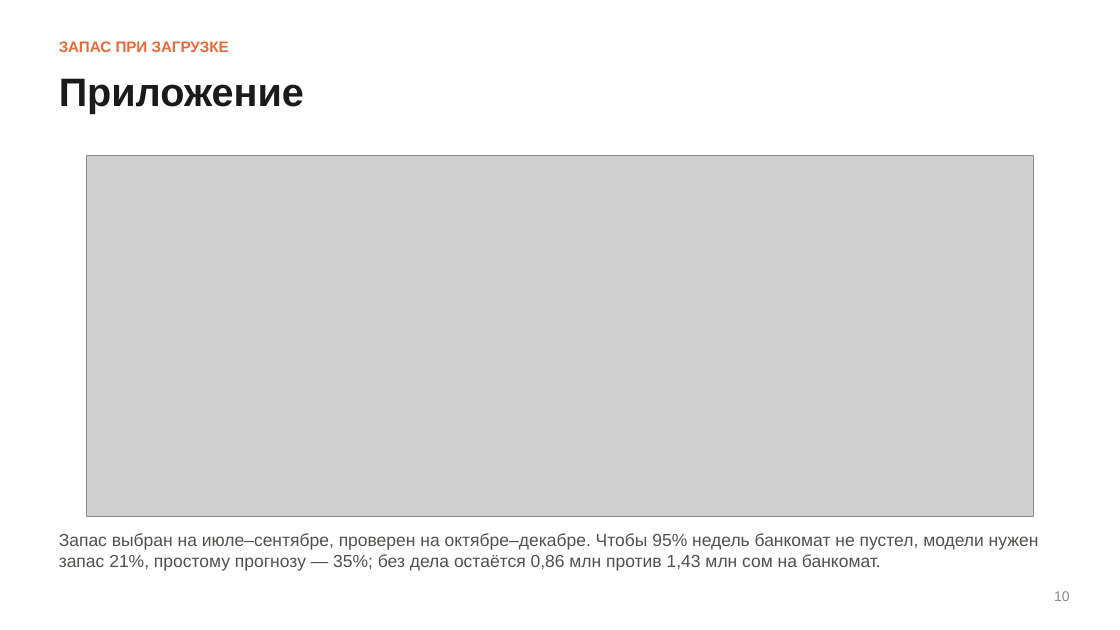
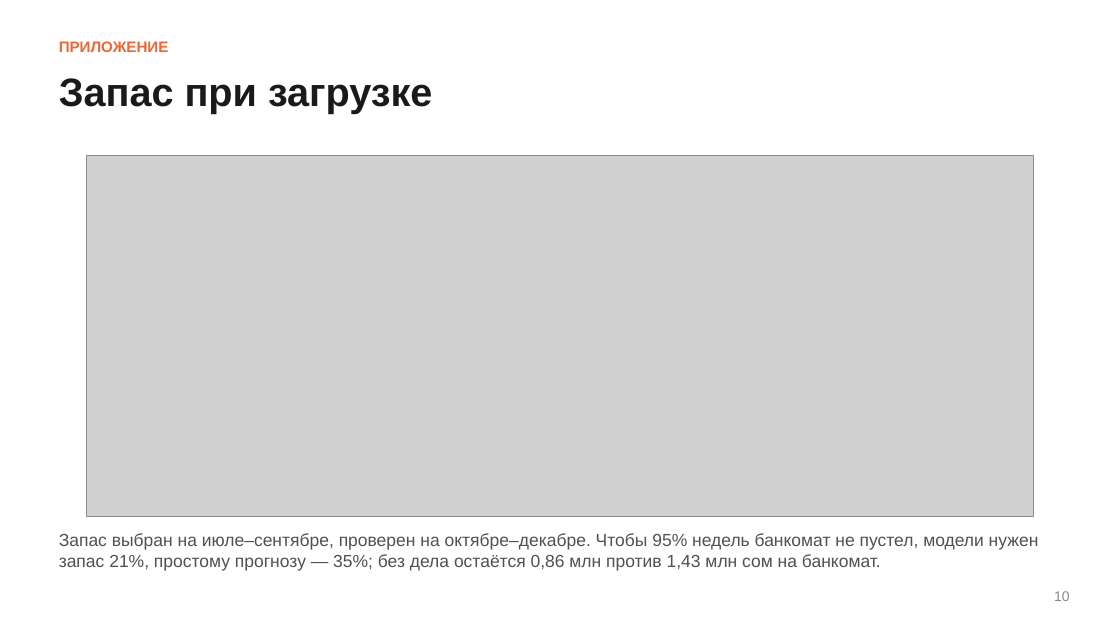
Before and after one commit to iskndrvv/atm-cash-forecast, a slide deck: slide 10 of reports/presentation.pptx. Drawn at 1120x630 pixels with LibreOffice and Linux fonts; fonts in the diff are those of the drawing; grey boxes stand for pictures. Boxes give left, top, right and bottom in pixels: in the first picture for what was removed or moved away, otherwise in the second. Text is boxed around its words. In the diff, an @@ line names an element or a change of style, - is before the commit and + after.

```diff
--- a/reports/presentation.pptx
+++ b/reports/presentation.pptx
@@ text at bbox=[59, 41, 169, 52]: text changed @@
-ЗАПАС ПРИ ЗАГРУЗКЕ
+ПРИЛОЖЕНИЕ
@@ text at bbox=[59, 78, 432, 114]: text changed @@
-Приложение
+Запас при загрузке
```
Also in this commit, not shown: 2 other slides changed, 1 other file.
